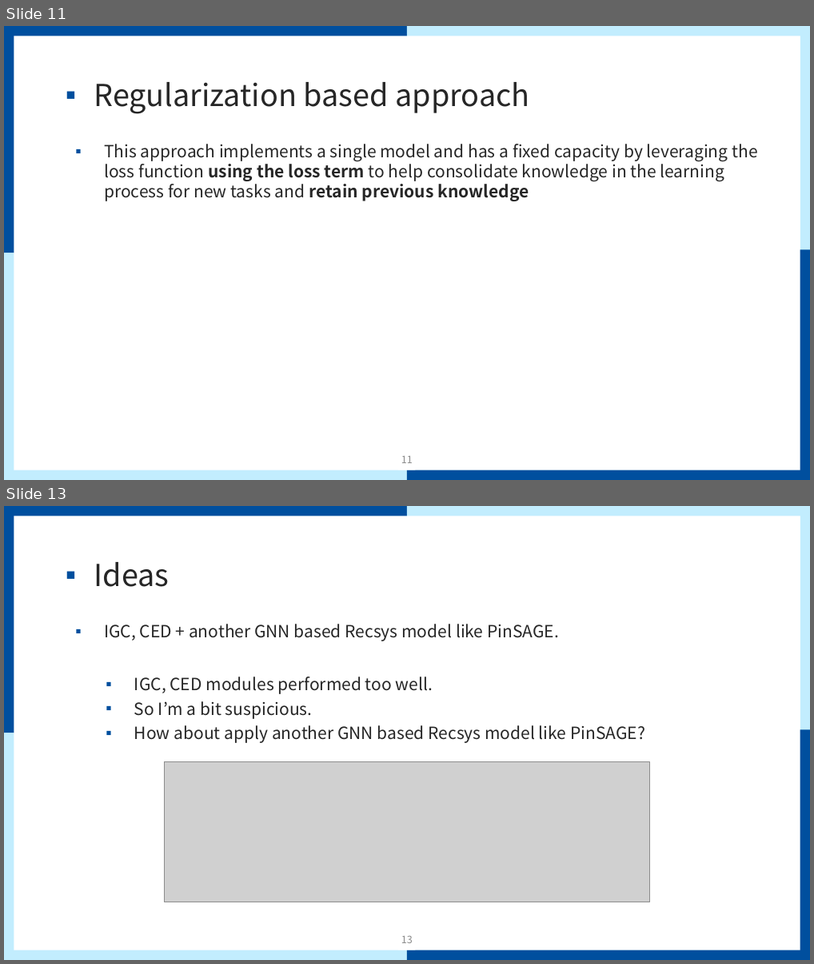
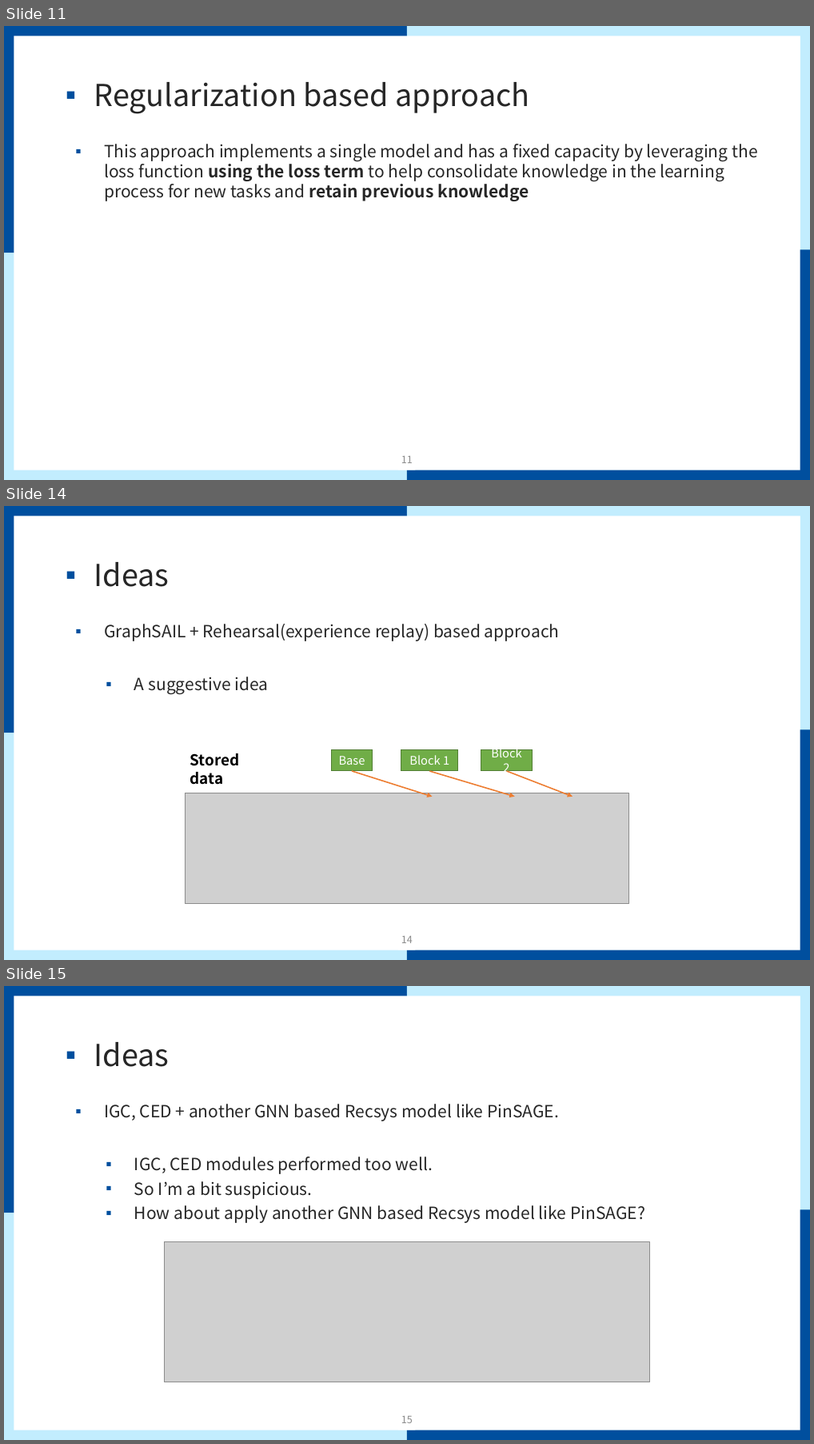
Before and after one commit to mmvv11/GraduateStudies, a slide deck: papers/papersForKCC/논문 관련 조사 및 아이디어.pptx. Shown one above the other, each under a label of ours: slides 11 and 13 before the commit, slides 11, 14 and 15 after it; the slides between them are not shown. The pictures are 814x964 and 814x1444 pixels, drawn with LibreOffice and Linux fonts; fonts in the diff are those of the drawing; grey boxes stand for pictures; background and template pictures are left out. Boxes give left, top, right and bottom in pixels: in the first picture for what was removed or moved away, otherwise in the second. Text is boxed around its words. In the diff, an @@ line names an element or a change of style, - is before the commit and + after.

```diff
--- a/papers/papersForKCC/논문 관련 조사 및 아이디어.pptx
+++ b/papers/papersForKCC/논문 관련 조사 및 아이디어.pptx
@@ slide 14 added at [4, 506, 810, 960], background #FFFFFF; not listed: 9 template elements that a slide beside it also shows @@
@@ title added at [94, 562, 170, 587], 36 pt, text #262626 @@
+▪ Ideas
@@ text added at [104, 624, 560, 694], 20 pt, text #262626 @@
+▪ GraphSAIL + Rehearsal(experience replay) based approach
+  ▪ A suggestive idea
@@ text added at [190, 753, 240, 784], 18 pt, text #000000, bold @@
+Stored data
@@ rectangle added at [332, 750, 373, 771], fill #70AD47, outline #538035 1 pt, 14 pt, text #FFFFFF @@
+Base
@@ rectangle added at [402, 750, 458, 771], fill #70AD47, outline #538035 1 pt, 14 pt, text #FFFFFF @@
+Block 1
@@ rectangle added at [482, 750, 533, 771], fill #70AD47, outline #538035 1 pt, 14 pt, text #FFFFFF @@
+Block 2
@@ picture added at [186, 792, 629, 904] @@
@@ arrow added from (352, 771) to (432, 796), #ED7D31 1.5 pt @@
@@ arrow added from (430, 771) to (515, 796), #ED7D31 1.5 pt @@
@@ arrow added from (506, 771) to (573, 796), #ED7D31 1.5 pt @@
@@ page number added at [402, 936, 413, 943], 12 pt, text #8C8C8C @@
+14
@@ what was slide 13 is now slide 15 @@
```
Also in this commit, not shown: 2 slides changed, 1 other slide added, 1 slide removed.
